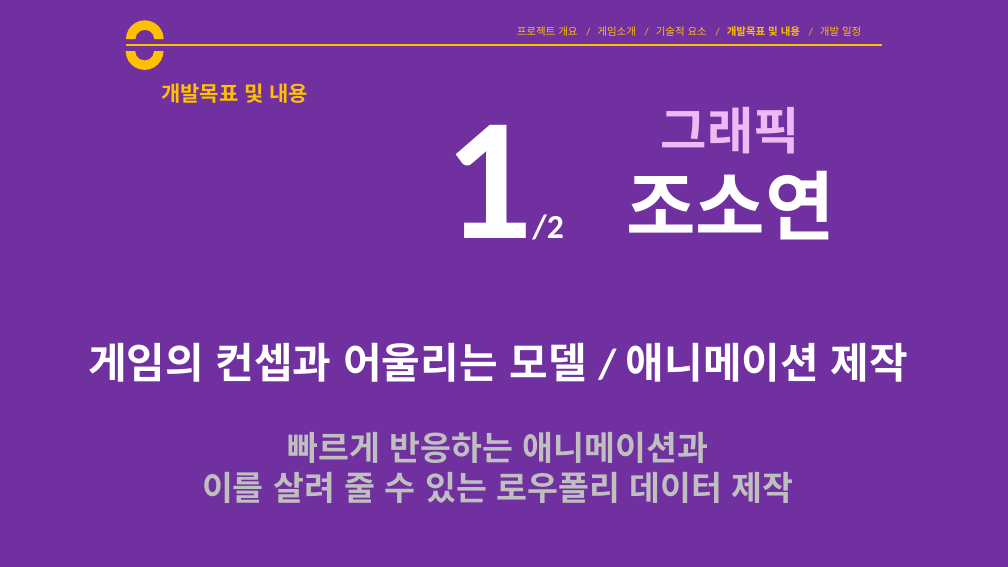
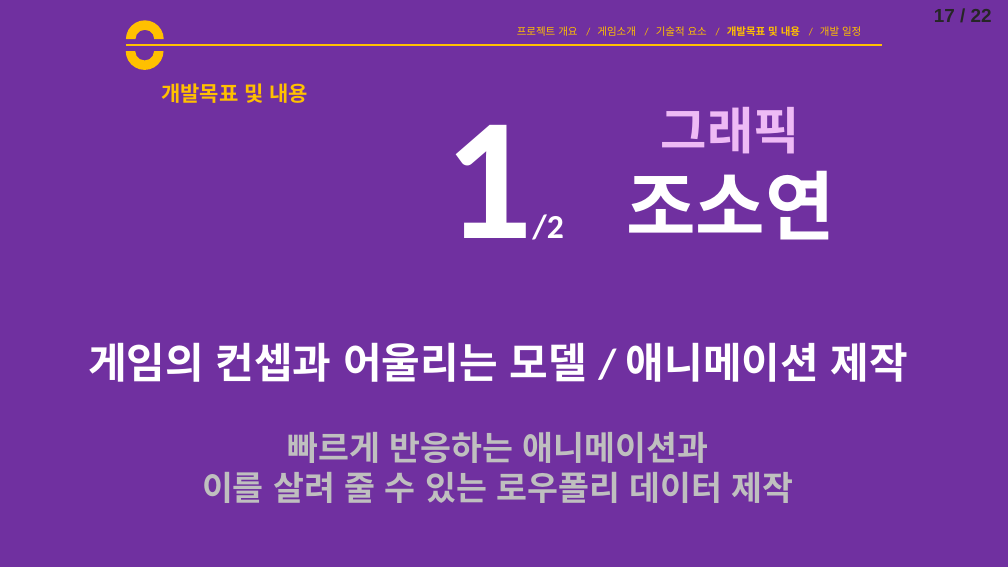
Before and after one commit to goddun/Report, a slide deck: slide 17 of BossLocker_김홍일_양태윤_조소연.pptx. Drawn at 1008x567 pixels with LibreOffice and Linux fonts; fonts in the diff are those of the drawing. Boxes give left, top, right and bottom in pixels: in the first picture for what was removed or moved away, otherwise in the second. Text is boxed around its words. In the diff, an @@ line names an element or a change of style, - is before the commit and + after.

```diff
--- a/BossLocker_김홍일_양태윤_조소연.pptx
+++ b/BossLocker_김홍일_양태윤_조소연.pptx
@@ text added at [934, 9, 992, 22], 18 pt, text #262626, bold @@
+17 / 22
```
Also in this commit, not shown: 21 other slides changed, 1 other file.
